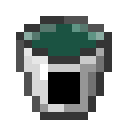
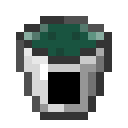
Before/after of a 128 x 128 layered artwork. What changed in the layer stack:
painted on "Bucket" over [48, 24, 80, 56]
